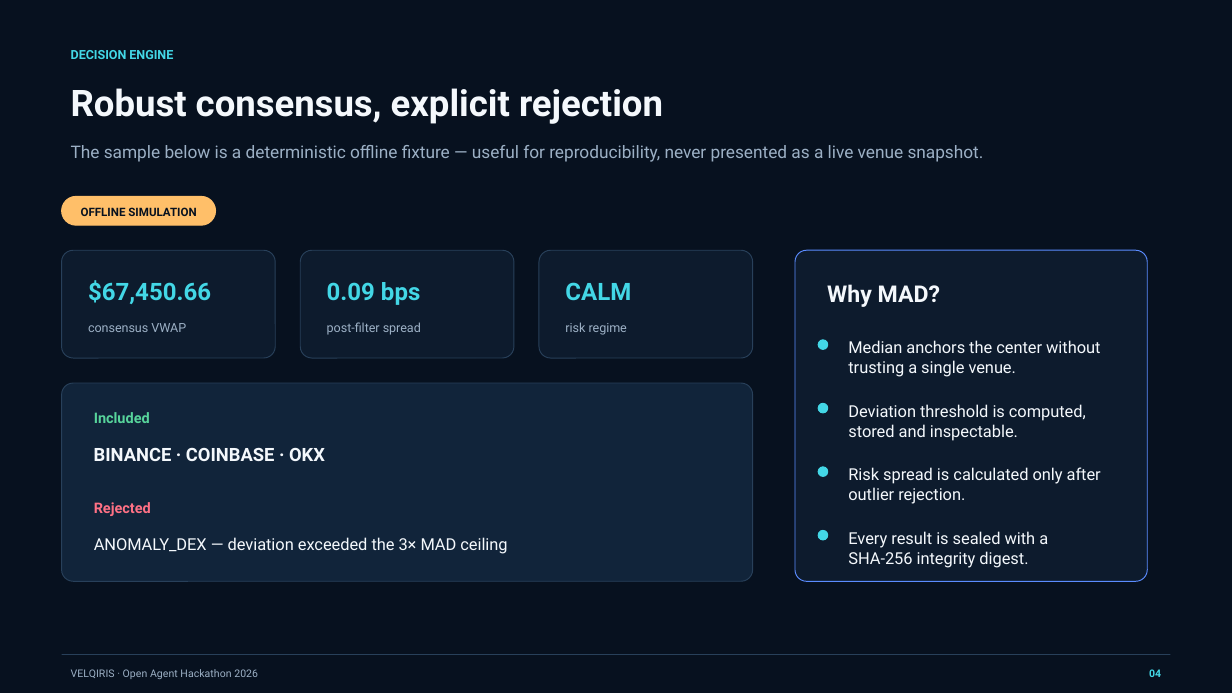
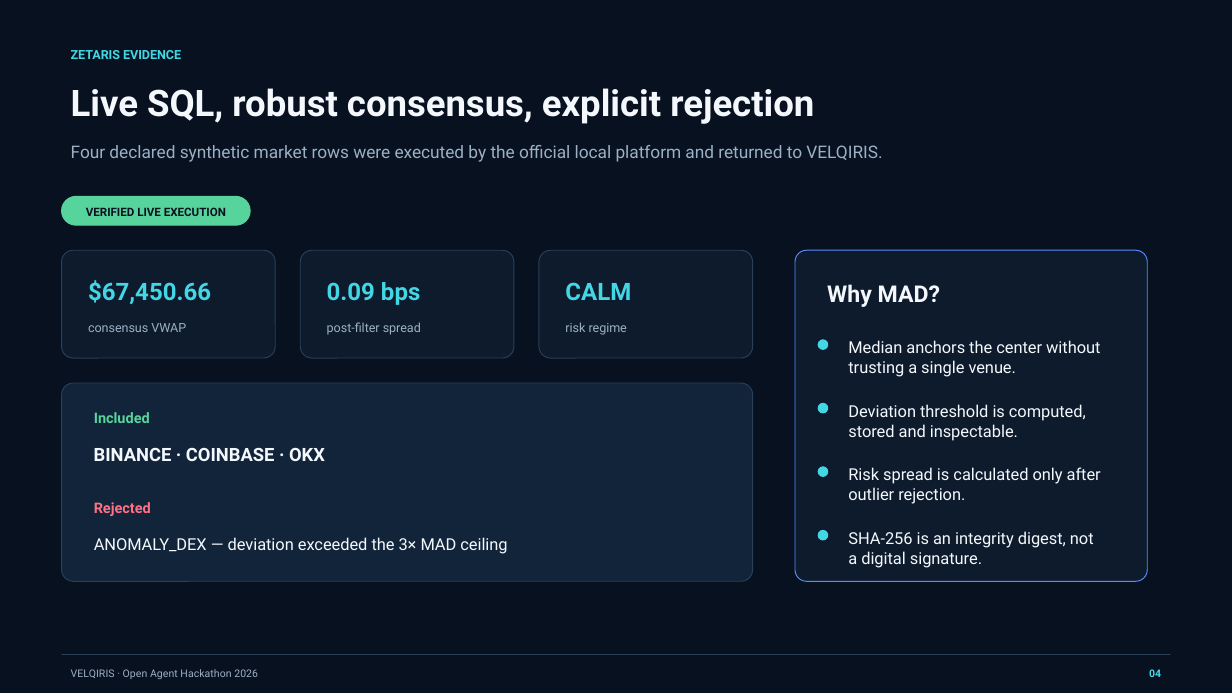
Before and after one commit to genesiscode2026/velqiris-open-agent-2026, a slide deck: slide 4 of artifacts/VELQIRIS_Open_Agent_2026_Pitch_Deck.pptx. Drawn at 1232x693 pixels with LibreOffice and Linux fonts; fonts in the diff are those of the drawing. Boxes give left, top, right and bottom in pixels: in the first picture for what was removed or moved away, otherwise in the second. Text is boxed around its words. In the diff, an @@ line names an element or a change of style, - is before the commit and + after.

Commit message:
Finalize verified Zetaris and Meterless submission evidence

```diff
--- a/artifacts/VELQIRIS_Open_Agent_2026_Pitch_Deck.pptx
+++ b/artifacts/VELQIRIS_Open_Agent_2026_Pitch_Deck.pptx
@@ text at [71,50,181,59]: text changed @@
-DECISION ENGINE
+ZETARIS EVIDENCE
@@ text at [71,88,814,124]: text changed @@
-Robust consensus, explicit rejection
+Live SQL, robust consensus, explicit rejection
@@ text at [71,145,882,162]: text changed @@
-The sample below is a deterministic offline fixture — useful for reproducibility, never presented as a live venue snapshot.
+Four declared synthetic market rows were executed by the official local platform and returned to VELQIRIS.
@@ rounded rectangle: place and size @@
-rounded rectangle at [62,196,216,225]
+rounded rectangle at [62,196,250,225]
@@ rounded rectangle at [62,196,250,225]: fill #FFBF69 to #57D49B; outline #FFBF69 0.75 pt to #57D49B 0.75 pt @@
@@ text at [86,207,226,216]: text changed @@
-OFFLINE SIMULATION
+VERIFIED LIVE EXECUTION
@@ text at [848,531,1094,568]: text changed @@
-Every result is sealed with a SHA‑256 integrity digest.
+SHA‑256 is an integrity digest, not a digital signature.
```
Also in this commit, not shown: 5 other slides changed, 41 other files.
